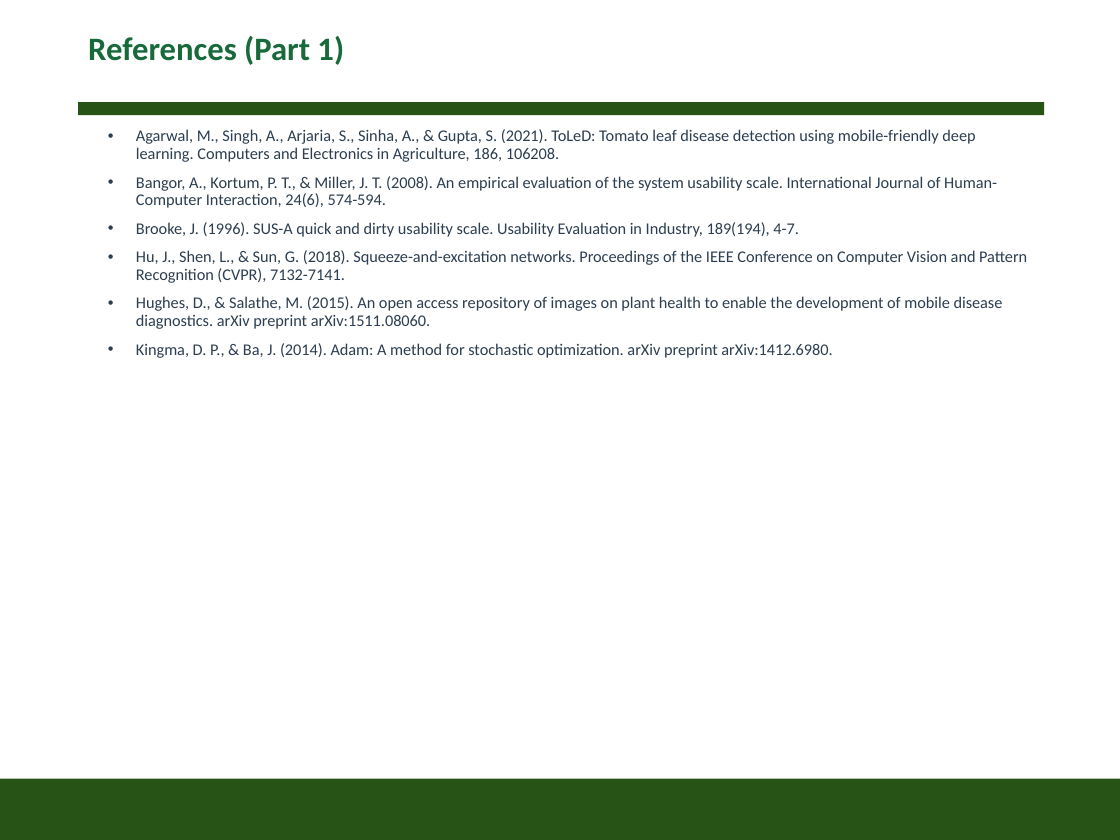
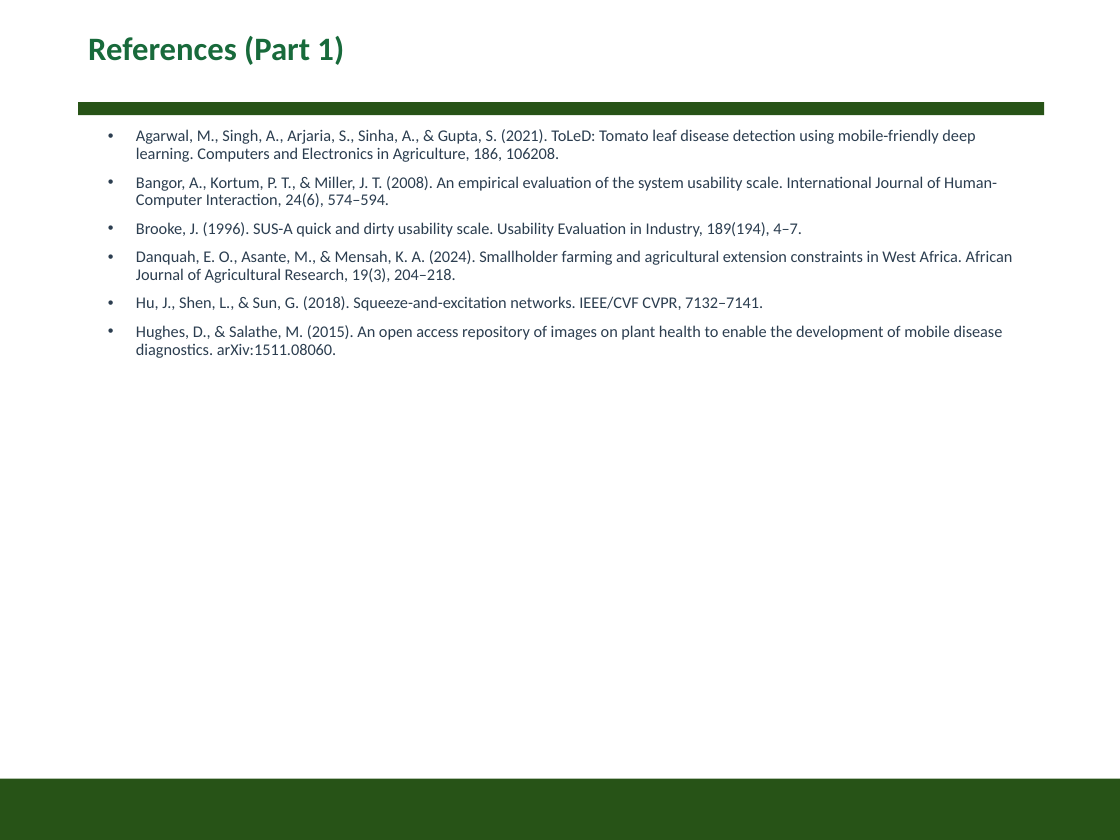
Before and after one commit to Linkindadaba/crop-disease-detection-app-tomato-maize-, a slide deck: slide 20 of crop_disease_detection_final_presentation.pptx. Drawn at 1120x840 pixels with LibreOffice and Linux fonts; fonts in the diff are those of the drawing; background and template pictures are left out. Boxes give left, top, right and bottom in pixels: in the first picture for what was removed or moved away, otherwise in the second. Text is boxed around its words. In the diff, an @@ line names an element or a change of style, - is before the commit and + after.

Commit message:
Strictly align defense presentation with user outline: Problem Study, Research Gap (cited), Objectives, Methodology (diagram), Dataset & Augmentation (sample grid), Model & Triplet Attention (module diagram), Training Strategy (curves), Results & Metrics (confusion matrix & F1), Mobile App Integration (screenshots), Grad-CAM Heatmaps (maximized grid), Conclusion & Recommendations, and References

```diff
--- a/crop_disease_detection_final_presentation.pptx
+++ b/crop_disease_detection_final_presentation.pptx
@@ text at <box>136,176,1013,358</box>: text changed @@
-• Bangor, A., Kortum, P. T., & Miller, J. T. (2008). An empirical evaluation of the system usability scale. International Journal of Human-Computer Interaction, 24(6), 574-594.
-• Brooke, J. (1996). SUS-A quick and dirty usability scale. Usability Evaluation in Industry, 189(194), 4-7.
-• Hu, J., Shen, L., & Sun, G. (2018). Squeeze-and-excitation networks. Proceedings of the IEEE Conference on Computer Vision and Pattern Recognition (CVPR), 7132-7141.
-• Hughes, D., & Salathe, M. (2015). An open access repository of images on plant health to enable the development of mobile disease diagnostics. arXiv preprint arXiv:1511.08060.
-• Kingma, D. P., & Ba, J. (2014). Adam: A method for stochastic optimization. arXiv preprint arXiv:1412.6980.
+• Bangor, A., Kortum, P. T., & Miller, J. T. (2008). An empirical evaluation of the system usability scale. International Journal of Human-Computer Interaction, 24(6), 574–594.
+• Brooke, J. (1996). SUS-A quick and dirty usability scale. Usability Evaluation in Industry, 189(194), 4–7.
+• Danquah, E. O., Asante, M., & Mensah, K. A. (2024). Smallholder farming and agricultural extension constraints in West Africa. African Journal of Agricultural Research, 19(3), 204–218.
+• Hu, J., Shen, L., & Sun, G. (2018). Squeeze-and-excitation networks. IEEE/CVF CVPR, 7132–7141.
+• Hughes, D., & Salathe, M. (2015). An open access repository of images on plant health to enable the development of mobile disease diagnostics. arXiv:1511.08060.
```
Also in this commit, not shown: 14 other slides changed, 1 other file.
